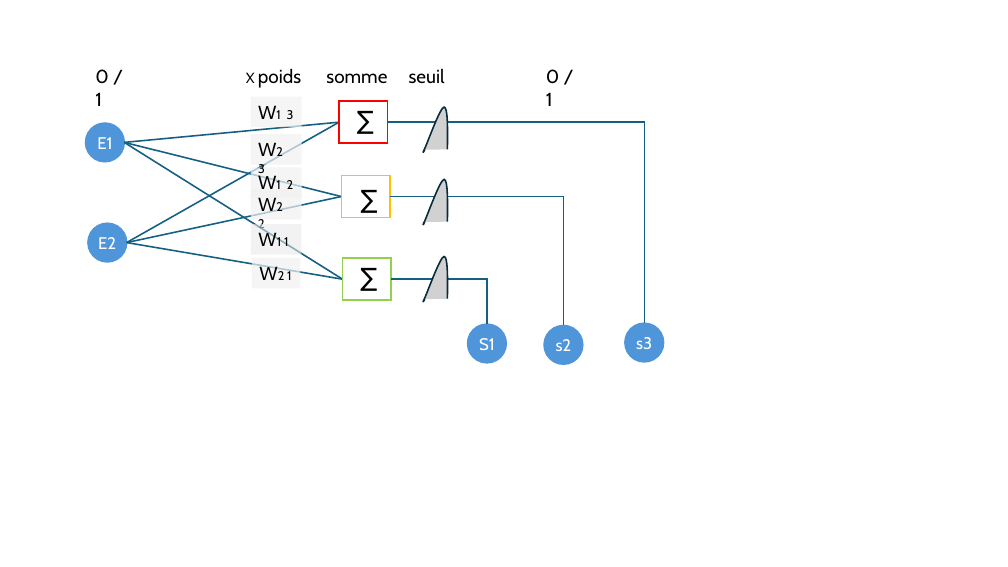
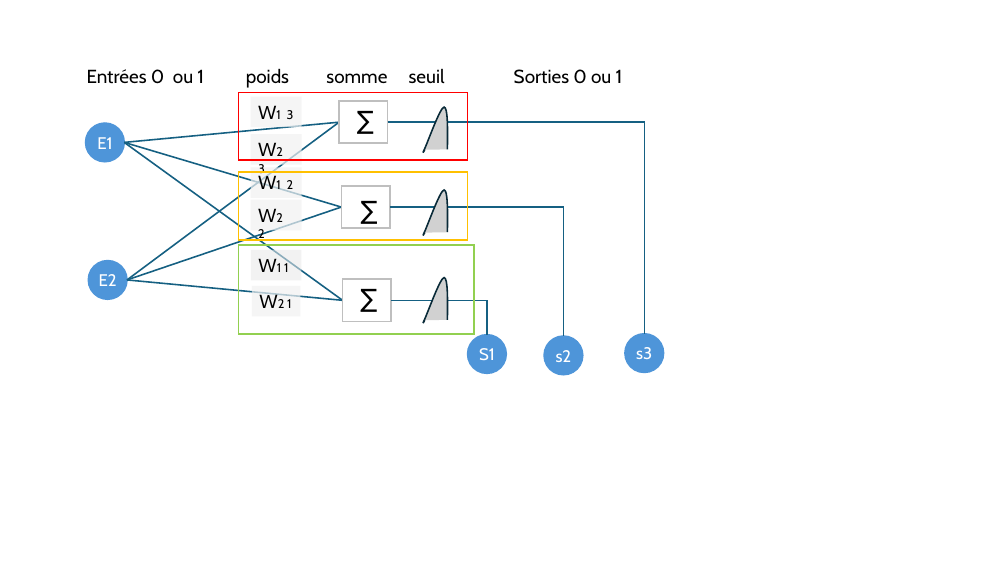
Before and after one commit to pirelaurent/IA_boite_blanche, a slide deck: slide 1 of outillage.pptx (slide 3 before the commit). Drawn at 1008x567 pixels with LibreOffice and Linux fonts; fonts in the diff are those of the drawing. Boxes give left, top, right and bottom in pixels: in the first picture for what was removed or moved away, otherwise in the second. Text is boxed around its words. In the diff, an @@ line names an element or a change of style, - is before the commit and + after.

Commit message:
ok pour saisie des poids

```diff
--- a/outillage.pptx
+++ b/outillage.pptx
@@ text at (87, 69, 204, 84): text changed @@
-0 / 1
+Entrées 0 ou 1
@@ text at (246, 68, 289, 88): text changed @@
-X poids
+poids
@@ text at (514, 69, 623, 84): text changed @@
-0 / 1
+Sorties 0 ou 1
@@ rectangle added at (238, 92, 467, 160), outline #FF0000 1.5 pt @@
@@ rectangle at (340, 101, 388, 144): outline #FF0000 1.5 pt to #BFBFBF 1.5 pt @@
@@ line moved from (124, 142) - (341, 197) to (124, 142) - (341, 207) @@
@@ line moved from (124, 142) - (343, 279) to (124, 142) - (343, 300) @@
@@ line moved from (127, 243) - (340, 123) to (127, 280) - (340, 123) @@
@@ elbow line moved from (388, 123) - (644, 324) to (388, 123) - (644, 334) @@
@@ rectangle added at (238, 172, 467, 240), outline #FFC000 1.5 pt @@
@@ line moved from (127, 243) - (341, 197) to (127, 280) - (341, 207) @@
@@ 3 ellipses, 2 rectangles, 1 freeform shape, 1 elbow line, 1 text: place and size @@
-3 ellipses, 2 rectangles, 1 freeform shape, 1 elbow line, 1 text at (251, 175, 664, 364)
+3 ellipses, 2 rectangles, 1 freeform shape, 1 elbow line, 1 text at (251, 186, 664, 375)
@@ rectangle at (341, 186, 389, 228): outline #FFC000 1.5 pt to #BFBFBF 1.5 pt @@
@@ ellipse "E2": place and size @@
-ellipse "E2" at (88, 223, 126, 262)
+ellipse "E2" at (88, 261, 127, 299)
@@ rectangle added at (238, 245, 473, 334), outline #92D050 1.5 pt @@
@@ rectangle "W1 1": place and size @@
-rectangle "W1 1" at (251, 225, 302, 255)
+rectangle "W1 1" at (251, 250, 302, 281)
@@ line moved from (127, 243) - (343, 279) to (127, 280) - (343, 300) @@
@@ rectangle "W2 1": place and size @@
-rectangle "W2 1" at (252, 258, 300, 288)
+rectangle "W2 1" at (252, 286, 300, 316)
@@ 1 text, 1 freeform shape, 1 rectangle: place and size @@
-1 text, 1 freeform shape, 1 rectangle at (343, 255, 452, 305)
+1 text, 1 freeform shape, 1 rectangle at (343, 276, 452, 326)
@@ rectangle at (343, 279, 391, 321): outline #92D050 1.5 pt to #BFBFBF 1.5 pt @@
@@ elbow line moved from (391, 279) - (487, 324) to (391, 300) - (487, 335) @@
```
Also in this commit, not shown: 1 other slide changed, 2 slides added, 3 slides removed, 3 other files.
